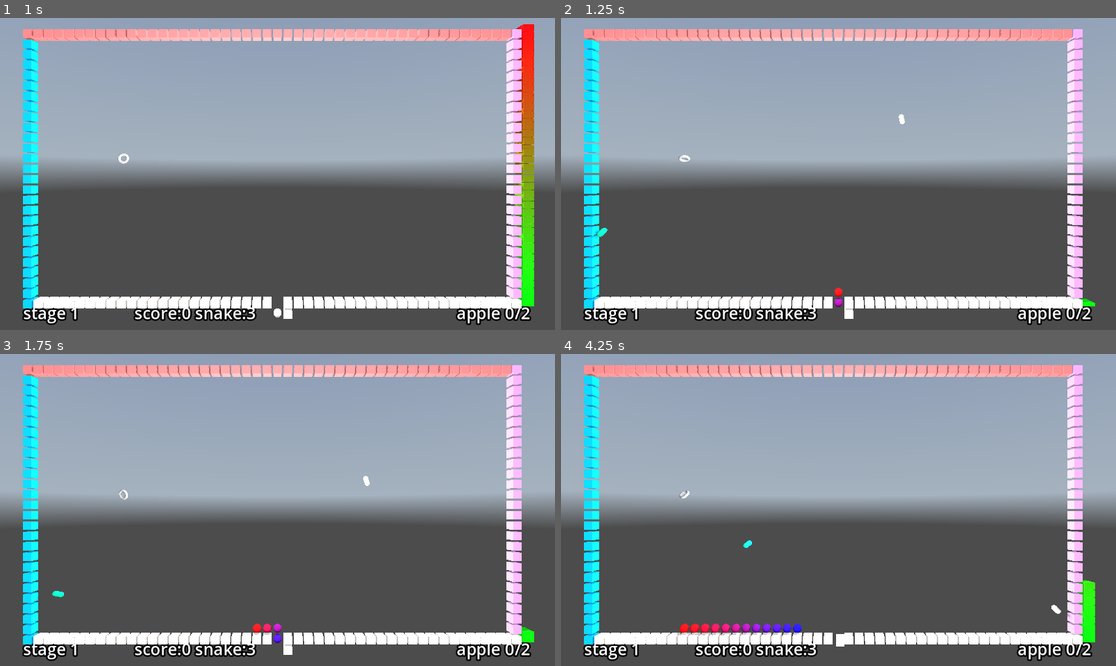
Above: before the commit, frames 1-4 (two rows, left to right).
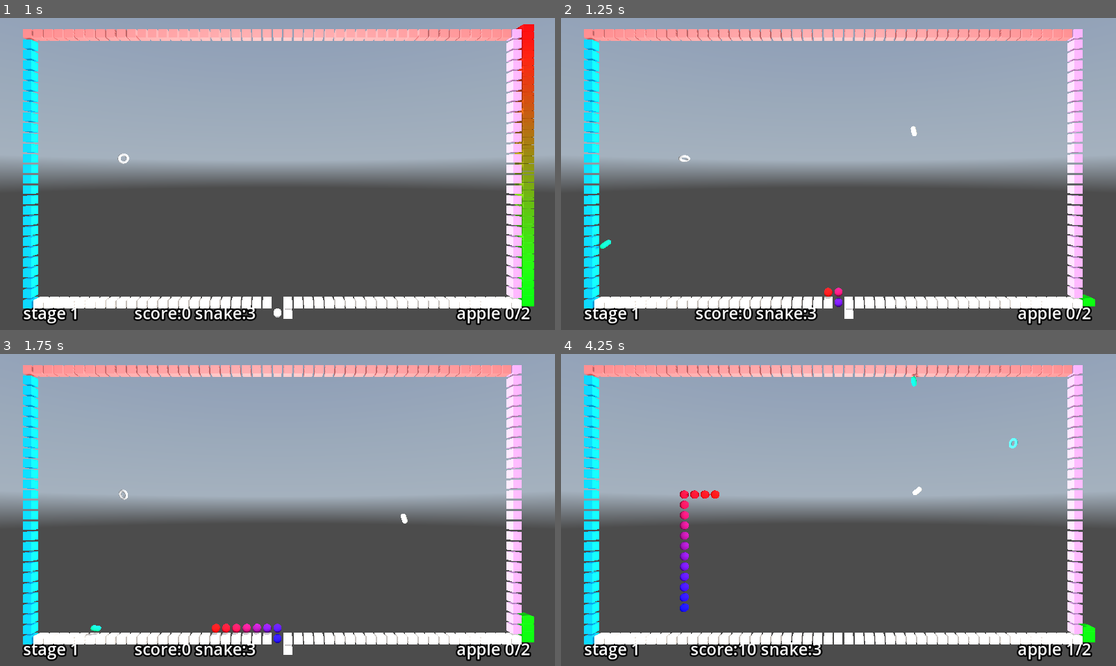
Above: after the commit, the same moments.

Repository: kasworld/gd4snakebyte3d
Game: Godot game, scene res://main.tscn
Two runs of this game, one before a commit and one after it. Both use one fixed random seed, a clock stepped at 60 frames per second and the inputs below. A sky picture missing from this copy of the repository is replaced by a grey-blue gradient.
Inputs (mouse positions are in pixels of both pictures, inside the frame that each line leads up to):
- Up to frame 1 (1 s): tap Enter at 0.5 s; move the mouse to (399, 158) at 0.52 s; hold Right from 0.53 s (still down); click (399, 158) at 0.67 s
- Up to frame 2 (1.25 s): keep holding Right
- Up to frame 3 (1.75 s): move the mouse to (166, 525) at 1.27 s; release Right at 1.28 s; hold Down from 1.28 s (still down)
- Up to frame 4 (4.25 s): move the mouse to (894, 441) at 2.02 s; release Down at 2.03 s; hold Right 2.03-2.78 s; move the mouse to (810, 572) at 2.77 s; hold Up 2.78-3.53 s; click (810, 572) at 2.92 s; move the mouse to (1005, 556) at 3.52 s; hold Left from 3.53 s (still down)

Frame 1 is identical in both runs. In frame 2, 0.3% of the frame differs, in the area x 6-97%, y 30-93%; in frame 3, 0.6%; in frame 4, 2.4%, in the area x 19-97%, y 6-98%.

Commit message:
inc snake len on stepover

Diff:
--- a/global/settings.gd
+++ b/global/settings.gd
@@ -3,7 +3,7 @@
 const FieldWidth :int = 48
 const FieldHeight :int = 27
 const FieldSize := Vector2i(FieldWidth,FieldHeight)
-const FrameTime := 0.2 # second
+const FrameTime := 0.1 # second
 const SnakeLenStart := 12
 const SankeLenInc := 12
 const PlumCount := 2
--- a/stage.gd
+++ b/stage.gd
@@ -154,14 +154,18 @@
 		if not all_apple_eaten():
 			snake_step_after_eat += 1
 			if snake_step_after_eat >= Settings.EatStepOverLimit:
-				snake_step_after_eat = 0
-				for i in Settings.AppleIncOnStepOver:
-					add_apple()
-				apple_end_count += Settings.AppleIncOnStepOver
-				update_apple_info()
+				handle_stepover()
 			gauge.set_value(snake_step_after_eat)
 	else:
 		gauge.set_value(0)
+
+func handle_stepover() -> void:
+	snake_step_after_eat = 0
+	for i in Settings.AppleIncOnStepOver:
+		add_apple()
+	apple_end_count += Settings.AppleIncOnStepOver
+	update_apple_info()
+	snake.dest_body_len += Settings.SankeLenInc
 
 func _on_frame_timer_timeout() -> void:
 	process_frame()
